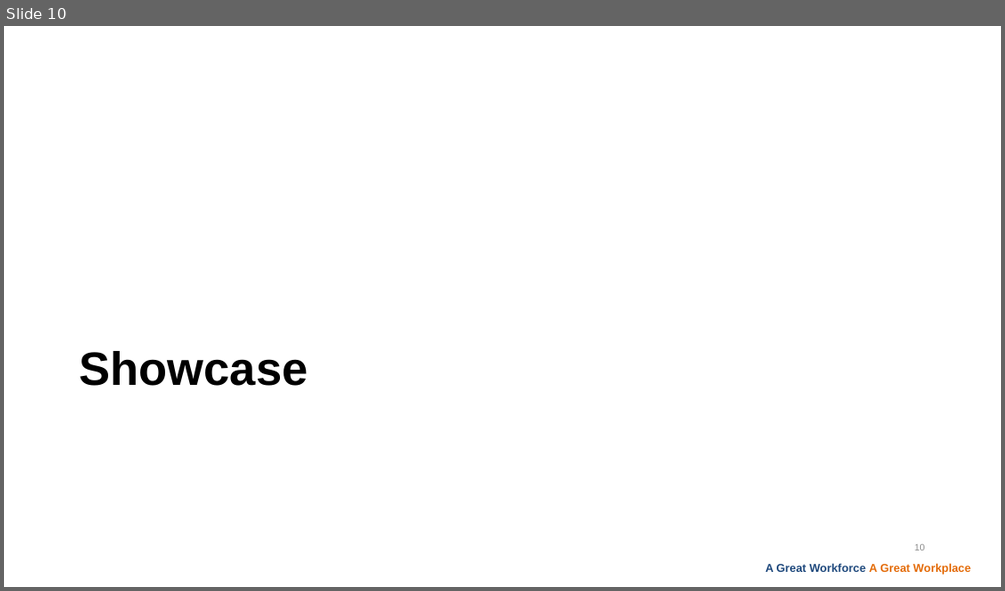
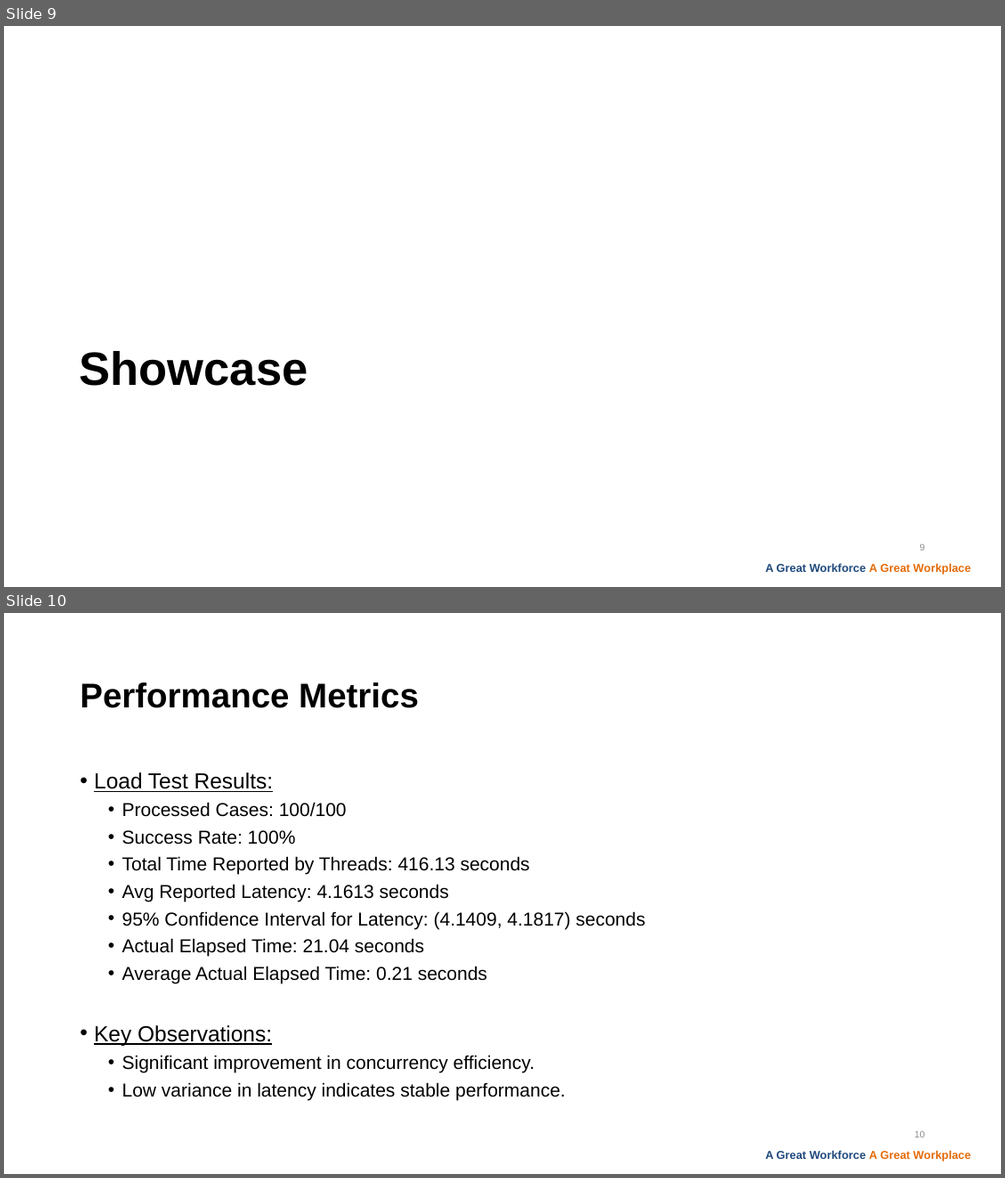
Before and after one commit to 1lhc/database, a slide deck: Presentation1.pptx. Shown one above the other, each under a label of ours: slide 10 before the commit, slides 9 and 10 after it. The pictures are 1005x591 and 1005x1178 pixels, drawn with LibreOffice and Linux fonts; fonts in the diff are those of the drawing; background and template pictures are left out. Boxes give left, top, right and bottom in pixels: in the first picture for what was removed or moved away, otherwise in the second. Text is boxed around its words. In the diff, an @@ line names an element or a change of style, - is before the commit and + after.

```diff
--- a/Presentation1.pptx
+++ b/Presentation1.pptx
@@ slide 10 added at box(4, 613, 1001, 1174), background #FFFFFF; not listed: 1 template element that a slide beside it also shows @@
@@ title added at box(80, 682, 419, 708), 33 pt, text #000000, bold @@
+Performance Metrics
@@ text added at box(94, 772, 645, 1100), 18 pt, text #000000 @@
+• Load Test Results:
+  • Processed Cases: 100/100
+  • Success Rate: 100%
+  • Total Time Reported by Threads: 416.13 seconds
+  • Avg Reported Latency: 4.1613 seconds
+  • 95% Confidence Interval for Latency: (4.1409, 4.1817) seconds
+  • Actual Elapsed Time: 21.04 seconds
+  • Average Actual Elapsed Time: 0.21 seconds
+• Key Observations:
+  • Significant improvement in concurrency efficiency.
+  • Low variance in latency indicates stable performance.
@@ page number added at box(914, 1131, 925, 1137), 9 pt, text #8C8C8C @@
+10
@@ what was slide 10 is now slide 9 @@
@@ page number at box(920, 544, 925, 550): text changed @@
-10
+9
```
Also in this commit, not shown: 5 slides changed, 6 other slides added, 8 slides removed.
